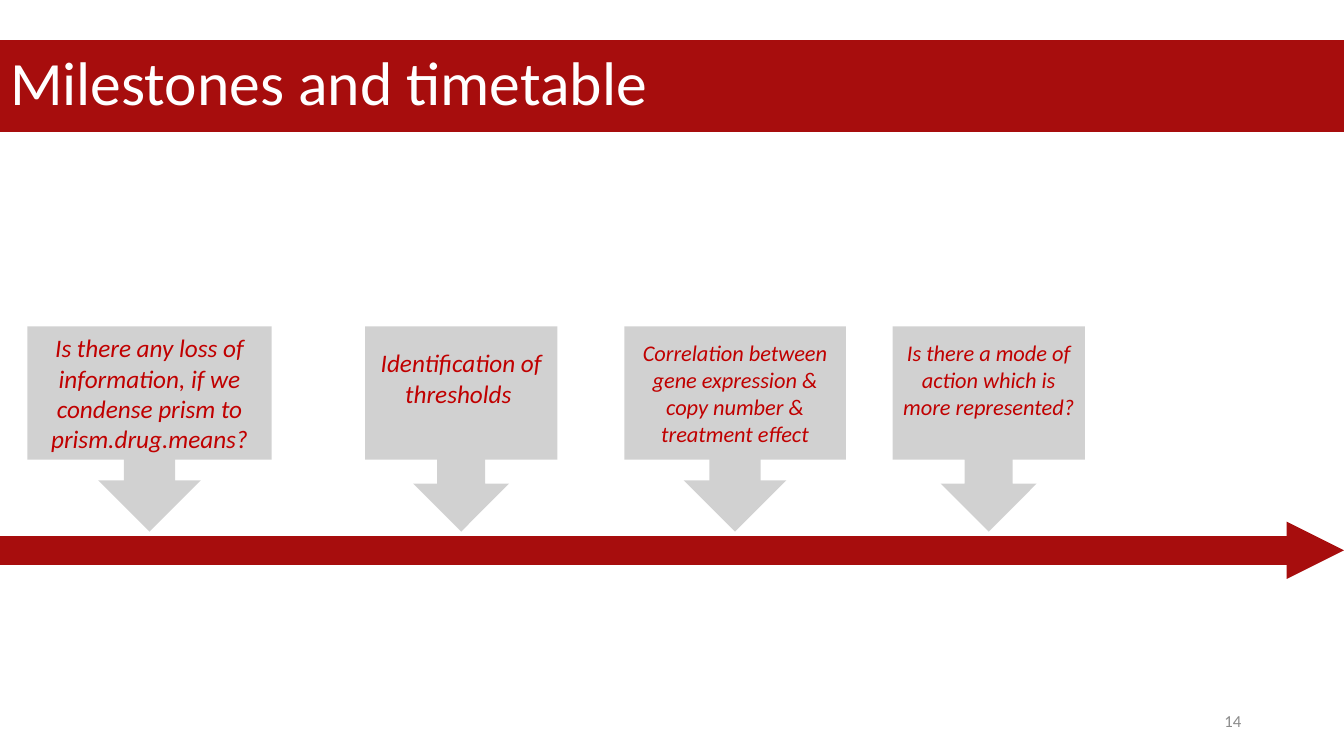
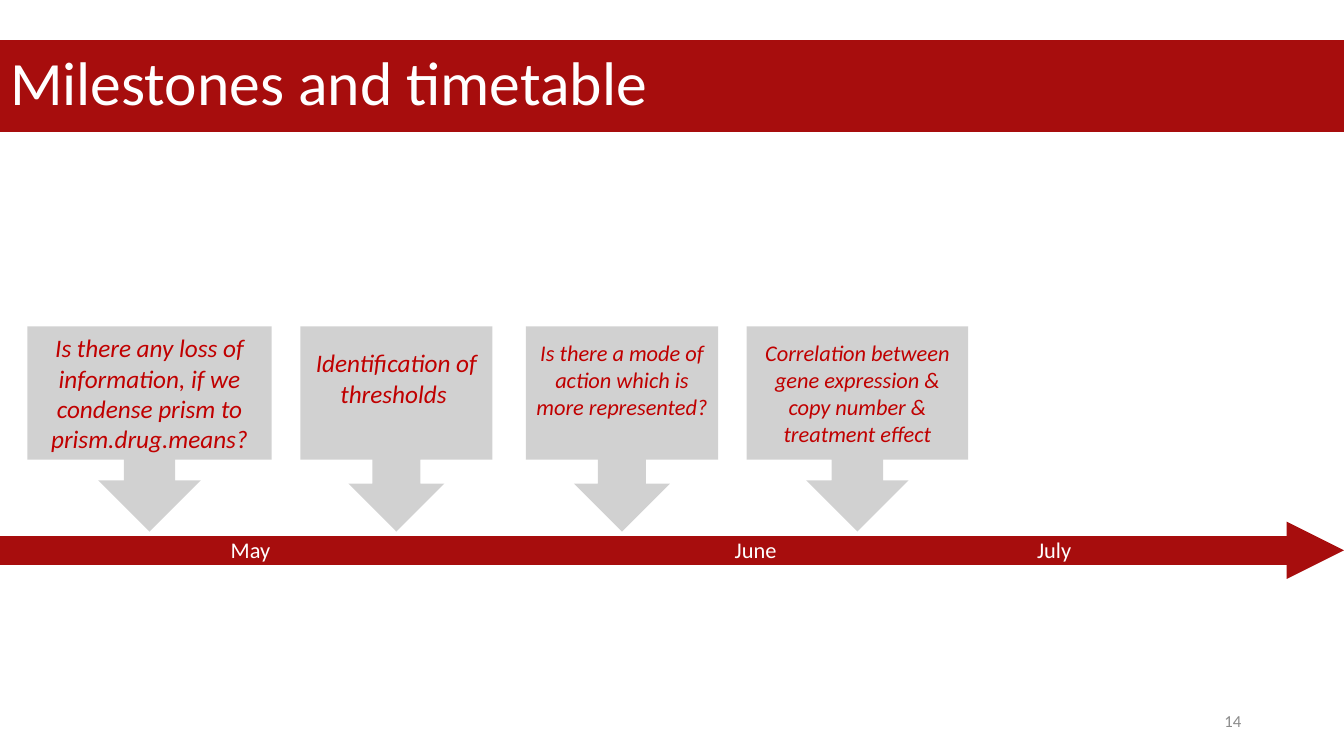
Before and after one commit to datascience-mobi-2023/topic05_team02, a slide deck: slide 14 of project proposal.pptx. Drawn at 1344x756 pixels with LibreOffice and Linux fonts; fonts in the diff are those of the drawing. Boxes give left, top, right and bottom in pixels: in the first picture for what was removed or moved away, otherwise in the second. Text is boxed around its words. In the diff, an @@ line names an element or a change of style, - is before the commit and + after.

```diff
--- a/project proposal.pptx
+++ b/project proposal.pptx
@@ down arrow callout "Identification of thresholds": place and size @@
-down arrow callout "Identification of thresholds" at box(365, 327, 558, 532)
+down arrow callout "Identification of thresholds" at box(300, 327, 493, 532)
@@ down arrow callout "Is there a mode of ...": place and size @@
-down arrow callout "Is there a mode of ..." at box(893, 327, 1086, 532)
+down arrow callout "Is there a mode of ..." at box(526, 327, 719, 532)
@@ down arrow callout "Correlation between gene expression & ...": place and size @@
-down arrow callout "Correlation between gene expression & ..." at box(624, 327, 846, 532)
+down arrow callout "Correlation between gene expression & ..." at box(747, 327, 969, 532)
@@ text added at box(231, 542, 1071, 562), 16 pt, text #FFFFFF @@
+May June July
```
Also in this commit, not shown: 6 other slides changed, 1 slide added, 1 slide removed.
